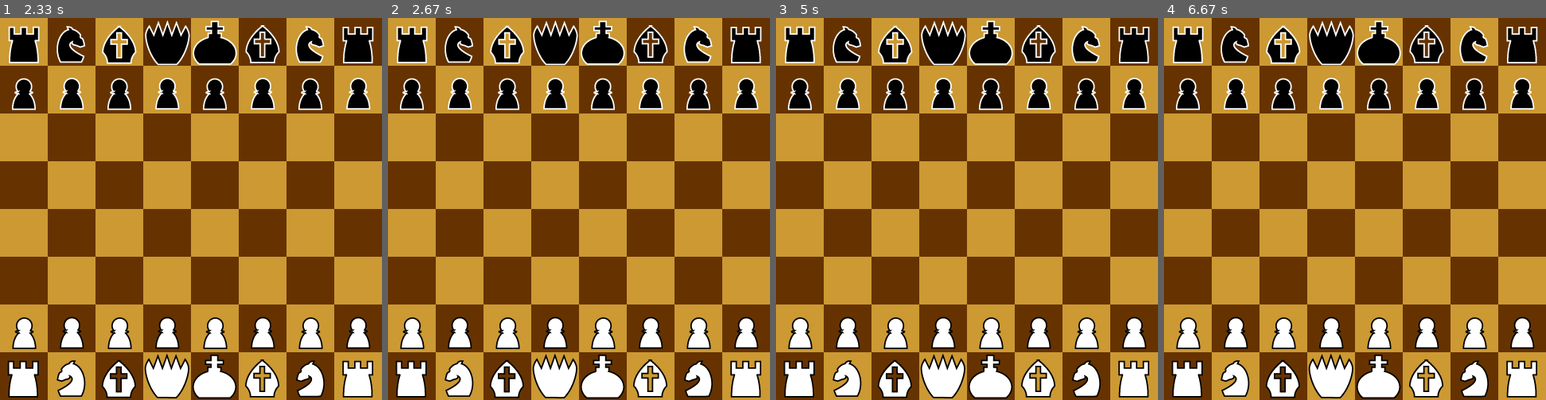
Above: before the commit, frames 1-4 (left to right).
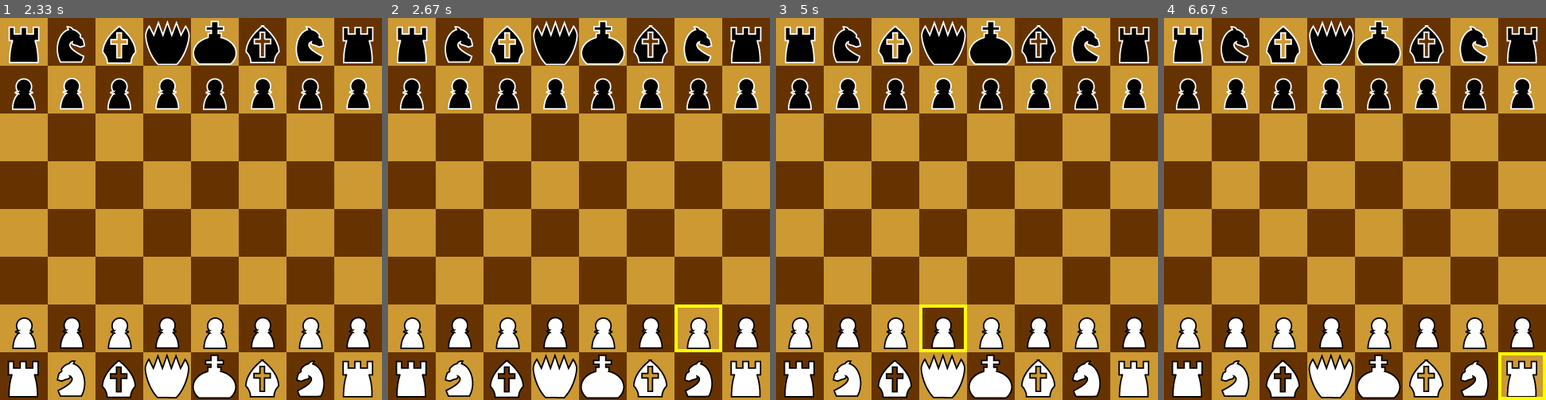
Above: after the commit, the same moments.

Repository: mbocamazo/Phoenix-Chess
Game: pygame game, started from Chess_Implementation/ChessClient.py
Two runs of this game, one before a commit and one after it. Both use one fixed random seed, a clock stepped at 60 frames per second and the inputs below. The source is Python 2; it was converted automatically to run under Python 3.
Inputs (mouse positions are in pixels of both pictures, inside the frame that each line leads up to):
- Up to frame 1 (2.33 s): hold Right 0.33-0.8 s; move the mouse to (175, 224) at 0.37 s; hold Left 1.33-1.87 s; move the mouse to (99, 212) at 1.37 s
- Up to frame 2 (2.67 s): click (716, 342) at 2.45 s
- Up to frame 3 (5 s): click (867, 67) at 2.78 s; hold Right 3.07-3.7 s; click (947, 308) at 4.78 s
- Up to frame 4 (6.67 s): hold Right 5.07-5.53 s; click (1500, 354) at 6.62 s

Frame 1 is identical in both runs. In frame 2, 0.4% of the frame differs, in the area x 75-88%, y 75-88%; in frame 3, 0.4%; in frame 4, 0.4%.

Commit message:
drawMarkPos working now, need to fix drawHighlights

Diff:
--- a/Chess_Implementation/ChessClient.py
+++ b/Chess_Implementation/ChessClient.py
@@ -32,7 +32,7 @@
         gameResults = ["","WHITE WINS!","BLACK WINS!","STALEMATE","DRAW BY THE FIFTY MOVES RULE","DRAW BY THE THREE REPETITION RULE"]
 
         while running:
-            clock.tick(300)
+            clock.tick(30)
 
             for event in pygame.event.get():
                 if event.type == QUIT:
@@ -129,8 +129,8 @@
 
 class PyGameWindowView:
     """Renders the state of the view and contains draw functions"""
-    def __init__(self,model,screen):
-        self.chess = ChessBoard()
+    def __init__(self,chess,screen):
+        self.chess = chess
         self.board = self.chess.getBoard()
         self.turn = self.chess.getTurn()
         self.screen = screen
@@ -184,9 +184,6 @@
             self.chess.posRect.left = self.chess.markPos[0]*60
             self.chess.posRect.top = self.chess.markPos[1]*60
             pygame.draw.rect(self.screen, (255,255,0),self.chess.posRect, 4)
-            print "yes"
-        print "No"
-
 
     def drawHighlights(self,chess):
         """Draws highlighted possible move squares"""
